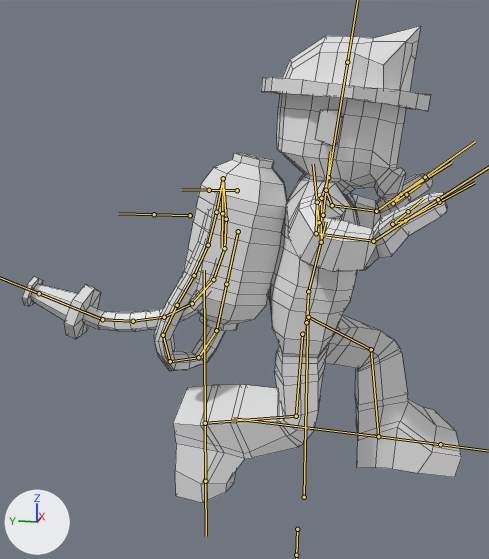
What one commit did to the FBX model FireFighter/Assets/FBX/Fireman/FireFighterModelWithBag.fbx.
Before and after are seen from a 50 mm lens placed at (-20.19, -2.02, 12.38), pointed at (0.16, 2.05, 7.3). Every picture has the same lights, and +X, +Y and +Z are marked at lower left. Both versions are drawn at frame 20 of the action 'FireMan|StopGainingHeightR'; the numbers are the values there. The bones that bend it are drawn over the model as lines. Mesh edges are drawn as thin lines.
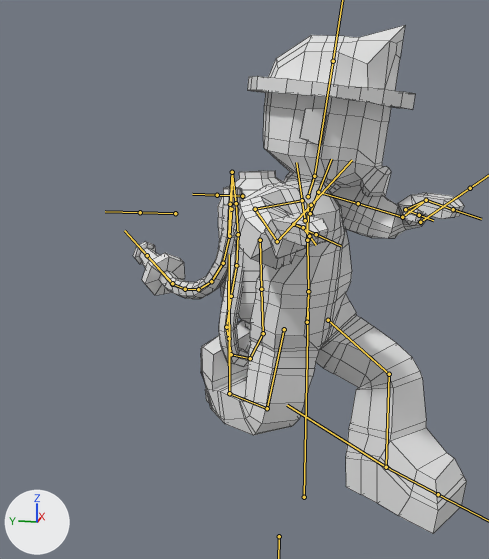
What differs and where, as boxes (x1, y1, x2, y2) in the pictures (489 x 559 px):
'Sphere', posed (24% narrower, 7% taller): before (22, 26, 462, 503); after (133, 25, 467, 534)
bone 'Waist', root to tip: before (308, 291) to (326, 221); after (308, 291) to (307, 219)
bone 'Chest', root to tip: before (321, 242) to (321, 205); after (307, 240) to (308, 203)
bone 'Shoulder.R', root to tip: before (323, 215) to (330, 151); after (310, 213) to (331, 159)
bone 'UpperArm.R', root to tip: before (326, 190) to (332, 205); after (318, 192) to (358, 203)
bone 'LowerArm.R', root to tip: before (332, 205) to (376, 211); after (358, 203) to (402, 217)
bone 'Hand.R', root to tip: before (376, 211) to (401, 194); after (402, 217) to (426, 200)
bone 'Hand.R.001', root to tip: before (401, 194) to (426, 178); after (426, 200) to (453, 209)
bone 'UpperArm.L', root to tip: before (317, 202) to (316, 233); after (302, 200) to (255, 209)
bone 'LowerArm.L', root to tip: before (316, 233) to (373, 241); after (255, 209) to (277, 241)
bone 'Hand.L', root to tip: before (373, 241) to (405, 220); after (277, 241) to (293, 224)
bone 'Hand.L.001', root to tip: before (405, 220) to (439, 202); after (293, 224) to (316, 234)
bone 'Hose1', root to tip: before (216, 330) to (198, 357); after (263, 333) to (250, 358)
bone 'Hose2', root to tip: before (198, 357) to (170, 361); after (250, 358) to (231, 354)
bone 'Hose3', root to tip: before (170, 361) to (163, 335); after (231, 354) to (226, 327)
bone 'Hose4', root to tip: before (163, 335) to (177, 305); after (226, 327) to (231, 296)
bone 'Hose5', root to tip: before (177, 305) to (194, 275); after (231, 296) to (236, 265)
bone 'Hose6', root to tip: before (194, 275) to (208, 245); after (236, 265) to (238, 234)
bone 'Hose7', root to tip: before (208, 245) to (216, 212); after (238, 234) to (236, 203)
bone 'Hose8', root to tip: before (216, 212) to (223, 178); after (236, 203) to (232, 172)
bone 'Hose9', root to tip: before (223, 178) to (226, 219); after (232, 172) to (231, 209)
bone 'UpperLeg.R', root to tip: before (308, 317) to (371, 349); after (328, 320) to (389, 374)
bone 'Foot.R', root to tip: before (378, 436) to (440, 444); after (386, 467) to (438, 494)
bone 'UpperLeg.L', root to tip: before (302, 334) to (296, 416); after (284, 329) to (267, 408)
bone 'Foot.L', root to tip: before (205, 423) to (205, 481); after (229, 393) to (229, 338)

The change in detail:
Bone 'Master' (bone_master) turns from (0, 0, 0) to (0, -45, 0) degrees about its own x, y and z.
Bone 'Waist' (bone_waist) turns from (10, 11, 1) to (-6, 0, 0) degrees about its own x, y and z.
Bone 'Chest' (bone_chest) turns from (-12, -11, 1) to (5, 44, 4) degrees about its own x, y and z.
Bone 'Shoulder.R' (bone_shoulder_r) turns from (0, 0, 0) to (9, -6, -8) degrees about its own x, y and z.
Bone 'UpperArm.R' (bone_upperarm_r) turns from (5, -12, -31) to (81, 12, -67) degrees about its own x, y and z.
Bone 'LowerArm.R' (bone_lowerarm_r) turns from (74, 15, -19) to (-7, 0, 2) degrees about its own x, y and z.
Bone 'Hand.R' (bone_hand_r) turns from (34, 34, 61) to (78, 33, 63) degrees about its own x, y and z.
Bone 'Hand.R.001' (bone_hand_r_001) turns from (0, 0, 0) to (0, 0, -44) degrees about its own x, y and z.
Bone 'UpperArm.L' (bone_upperarm_l) turns from (5, 12, 31) to (-60, 3, 13) degrees about its own x, y and z.
Bone 'LowerArm.L' (bone_lowerarm_l) turns from (72, -14, 19) to (78, -16, 20) degrees about its own x, y and z.
Bone 'Hand.L' (bone_hand_l) turns from (33, -24, -54) to (34, 3, -59) degrees about its own x, y and z.
Bone 'Hand.L.001' (bone_hand_l_001) turns from (0, 0, 0) to (-6, 2, 39) degrees about its own x, y and z.
Bone 'Hose1' (bone_hose1) turns from (22, -3, 13) to (-10, 4, 43) degrees about its own x, y and z.
Bone 'Hose2' (bone_hose2) turns from (47, -13, 30) to (-14, 9, 64) degrees about its own x, y and z.
Bone 'Hose3' (bone_hose3) turns from (53, -17, 33) to (-13, 7, 55) degrees about its own x, y and z.
Bone 'Hose4' (bone_hose4) turns from (32, -6, 21) to (-7, 2, 26) degrees about its own x, y and z.
Bone 'Hose5' (bone_hose5) turns from (7, 0, 5) to (0, 0, 1) degrees about its own x, y and z.
Bone 'Hose6' (bone_hose6) turns from (-7, 0, -5) to (3, 0, -10) degrees about its own x, y and z.
Bone 'Hose7' (bone_hose7) turns from (-9, 0, -6) to (3, 0, -9) degrees about its own x, y and z.
Bone 'Hose8' (bone_hose8) turns from (-5, 0, -3) to (1, 0, -5) degrees about its own x, y and z.
Bone 'Hose9' (bone_hose9) turns from (-175, -57, -22) to (2, 8, -168) degrees about its own x, y and z.
Bone 'UpperLeg.R' (bone_upperleg_r) turns from (60, -24, 1) to (60, -9, 10) degrees about its own x, y and z.
Bone 'Foot.R' (bone_foot_r) turns from (-11, 9, -16) to (-3, 3, 0) degrees about its own x, y and z.
Bone 'UpperLeg.L' (bone_upperleg_l) turns from (-2, -12, -3) to (-3, -5, -10) degrees about its own x, y and z.
Bone 'Foot.L' (bone_foot_l) turns from (-13, -4, -11) to (166, -9, -3) degrees about its own x, y and z.
